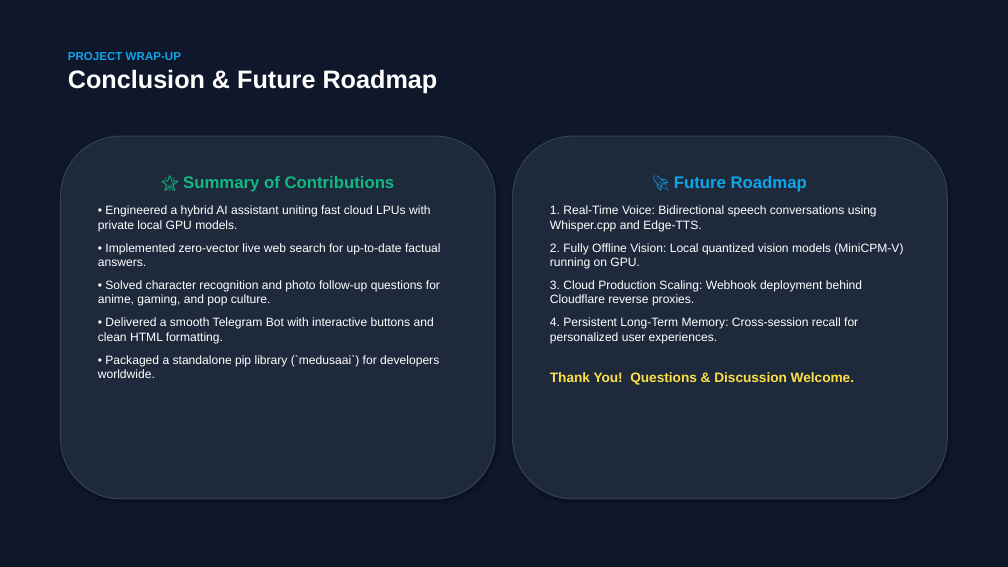
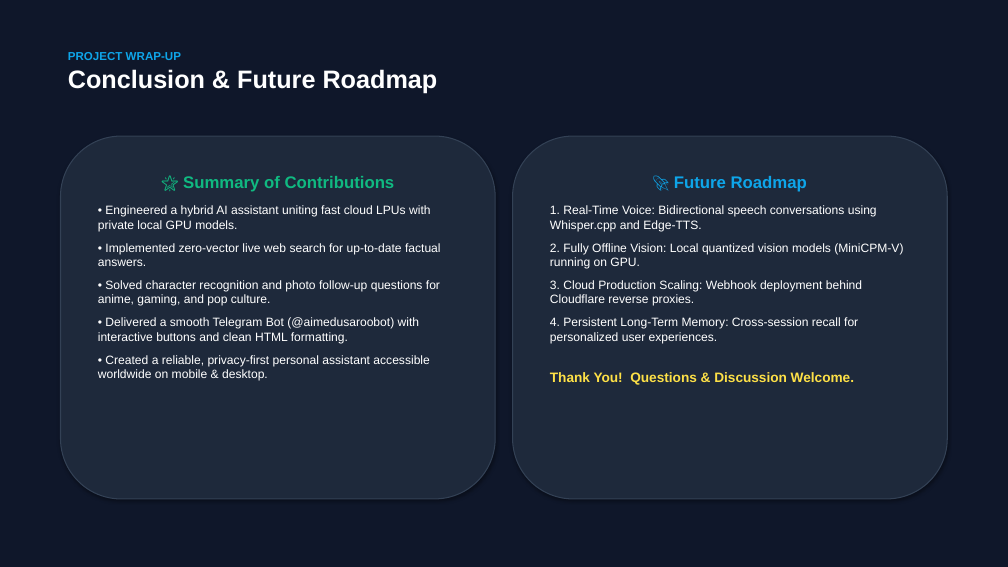
Before and after one commit to w4simg/medusa-ai, a slide deck: slide 12 of Medusa_AI_Presentation.pptx. Drawn at 1008x567 pixels with LibreOffice and Linux fonts; fonts in the diff are those of the drawing. Boxes give left, top, right and bottom in pixels: in the first picture for what was removed or moved away, otherwise in the second. Text is boxed around its words. In the diff, an @@ line names an element or a change of style, - is before the commit and + after.

Commit message:
docs(presentation): focus presentation 100% on Telegram Bot and replace CLI slide

```diff
--- a/Medusa_AI_Presentation.pptx
+++ b/Medusa_AI_Presentation.pptx
@@ text in rounded rectangle at [98, 317, 429, 381]: text changed @@
-• Delivered a smooth Telegram Bot with interactive buttons and clean HTML formatting.
-• Packaged a standalone pip library (`medusaai`) for developers worldwide.
+• Delivered a smooth Telegram Bot (@aimedusaroobot) with interactive buttons and clean HTML formatting.
+• Created a reliable, privacy-first personal assistant accessible worldwide on mobile & desktop.
```
Also in this commit, not shown: 8 other slides changed, 2 other files.
